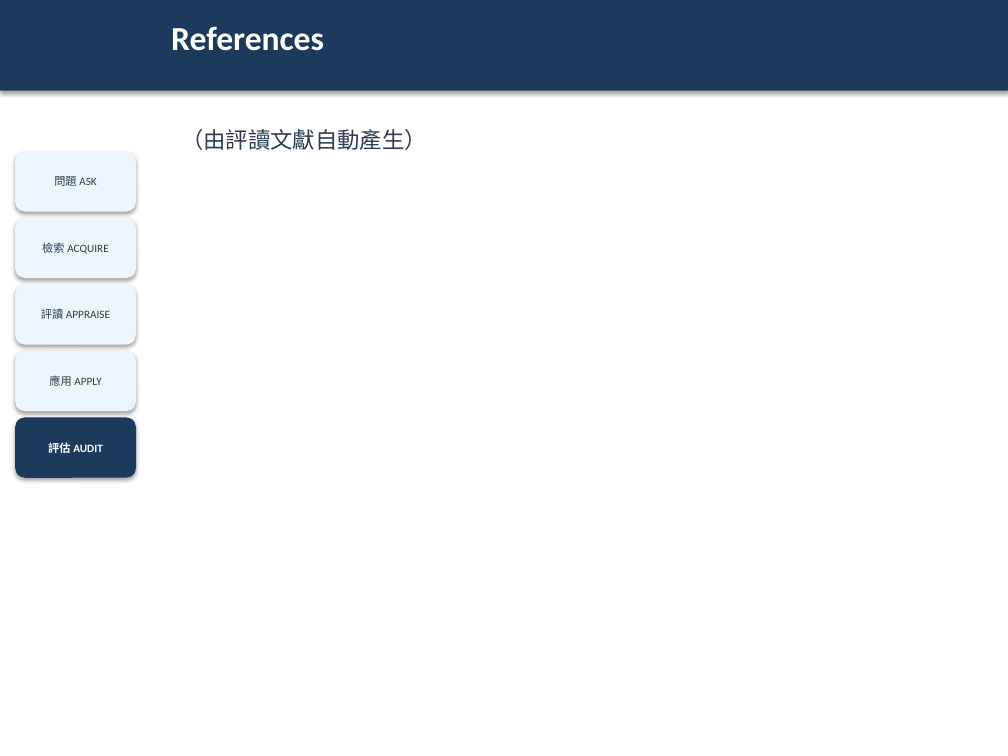
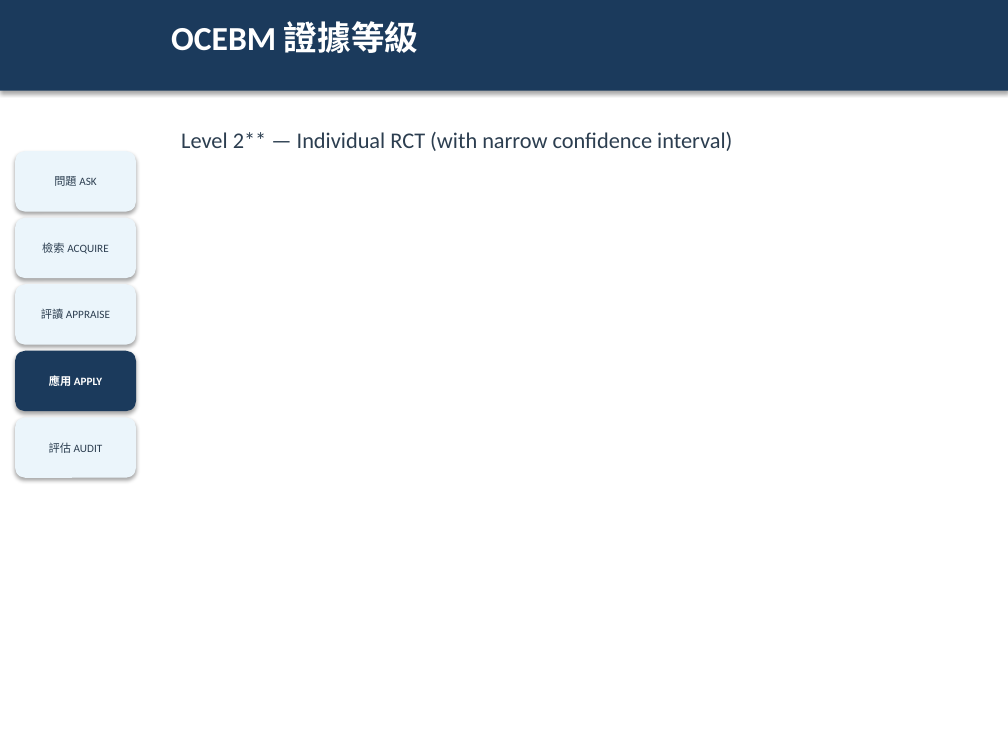
Before and after one commit to platypus31/ebm-report-pipeline, a slide deck: slide 34 of projects/example-sglt2i-ckd/06_slides/ebm-report.pptx (slide 23 before the commit). Drawn at 1008x756 pixels with LibreOffice and Linux fonts; fonts in the diff are those of the drawing. Boxes give left, top, right and bottom in pixels: in the first picture for what was removed or moved away, otherwise in the second. Text is boxed around its words. In the diff, an @@ line names an element or a change of style, - is before the commit and + after.

```diff
--- a/projects/example-sglt2i-ckd/06_slides/ebm-report.pptx
+++ b/projects/example-sglt2i-ckd/06_slides/ebm-report.pptx
@@ text at (171, 21, 418, 53): text changed @@
-References
+OCEBM 證據等級
@@ text at (181, 132, 732, 151): text changed @@
-（由評讀文獻自動產生）
+Level 2** — Individual RCT (with narrow confidence interval)
@@ rounded rectangle "應用 APPLY" at (15, 351, 136, 411): text colour #2C3E50 to #FFFFFF, bold on; fill #EBF5FB to #1B3A5C @@
@@ rounded rectangle "評估 AUDIT" at (15, 417, 136, 478): text colour #FFFFFF to #2C3E50, bold off; fill #1B3A5C to #EBF5FB @@
```
Also in this commit, not shown: 13 other slides changed, 22 slides added, 2 other files.
